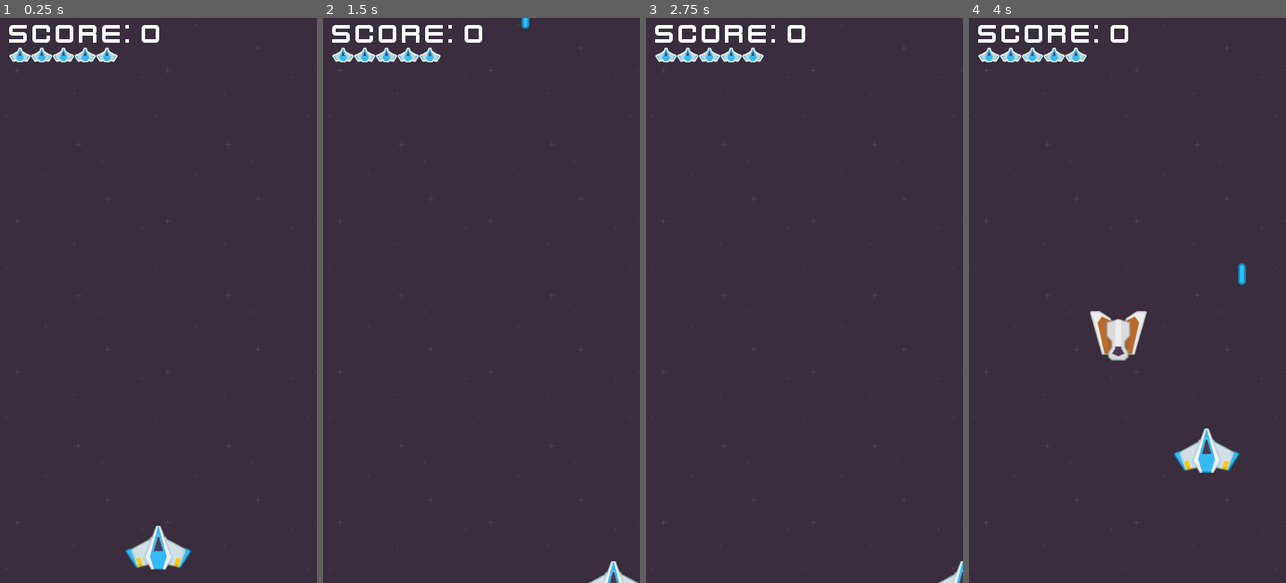
Above: before the commit, frames 1-4 (left to right).
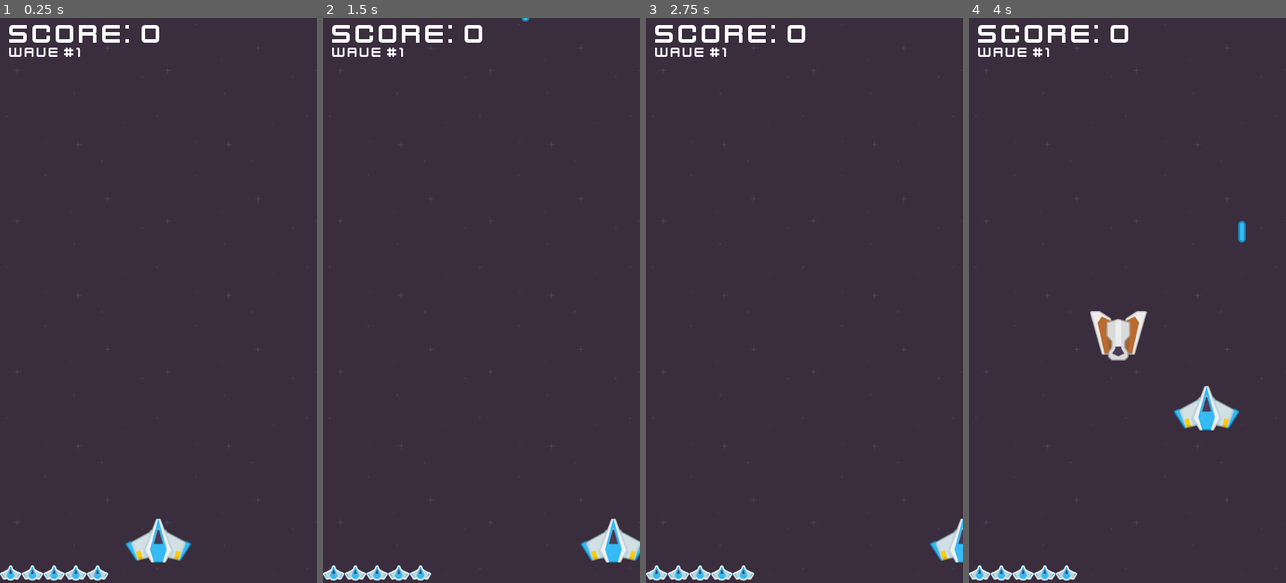
Above: after the commit, the same moments.

Repository: Etilem/StarShooter
Game: Godot game, scene res://scenes/world/World.tscn
Two runs of this game, one before a commit and one after it. Both use one fixed random seed, a clock stepped at 60 frames per second and the inputs below.
Inputs:
- Up to frame 1 (0.25 s): no input
- Up to frame 2 (1.5 s): tap Enter at 0.5 s; hold Right (ui_right) 0.53-1.28 s; tap Space (ui_select) at 0.77 s; hold Down (ui_down) from 1.28 s (still down)
- Up to frame 3 (2.75 s): tap Space (ui_select) at 1.52 s; release Down (ui_down) at 2.03 s; hold Right (ui_right) from 2.03 s (still down)
- Up to frame 4 (4 s): tap Space (ui_select) at 2.75, 3.02, 3.77 s; release Right (ui_right) at 2.78 s; hold Up (ui_up) 2.78-3.53 s; hold Left (ui_left) from 3.53 s (still down)

The runs differ from the first frame. In frame 1, 2.1% of the frame differs, in the area x 0-61%, y 5-100%; in frame 2, 2.3%; in frame 3, 1.8%; in frame 4, 3.1%, in the area x 0-88%, y 5-100%.

Commit message:
- cosmetic changes

Diff:
--- a/scenes/characters/BombingEnemy.gd
+++ b/scenes/characters/BombingEnemy.gd
@@ -9,8 +9,7 @@
 func _ready() -> void:
 	if bomb_timer.connect("timeout", self, "_on_timeout"):
 		print("BUG: function 'connect' failed")
-	bomb_timer.wait_time = rand_range(.25, 1.5)
 
 func _on_timeout() -> void:
 	emit_signal("spawn_laser", Laser, muzzle.global_position)
-	bomb_timer.wait_time = rand_range(.25, 1.5)
+	bomb_timer.wait_time = rand_range(.25, 1)
--- a/scenes/characters/BombingEnemy.tscn
+++ b/scenes/characters/BombingEnemy.tscn
@@ -21,5 +21,4 @@
 position = Vector2( 0, 60 )
 
 [node name="BombingTimer" type="Timer" parent="." index="3"]
-wait_time = 2.0
 autostart = true
--- a/scenes/characters/Player.gd
+++ b/scenes/characters/Player.gd
@@ -22,7 +22,7 @@
 	input_vector = Input.get_vector("ui_left", "ui_right", "ui_up", "ui_down")
 	global_position += input_vector * speed * delta
 	global_position.x = clamp(global_position.x, 0, 540)
-	global_position.y = clamp(global_position.y, 0, 960)
+	global_position.y = clamp(global_position.y, 0, 888)
 	if Input.is_action_just_pressed("ui_select"):
 		emit_signal("spawn_laser", Laser, muzzle.global_position)
 
--- a/scenes/characters/SlowingEnemy.tscn
+++ b/scenes/characters/SlowingEnemy.tscn
@@ -9,7 +9,7 @@
 
 [node name="SlowingEnemy" instance=ExtResource( 1 )]
 value = 25
-hp = 2
+hp = 5
 speed = 100
 direction = 1
 
--- a/scenes/projectiles/PlayerLaser.tscn
+++ b/scenes/projectiles/PlayerLaser.tscn
@@ -20,3 +20,4 @@
 
 [node name="SFX" parent="." index="2"]
 stream = ExtResource( 1 )
+volume_db = -5.0
--- a/scenes/ui/HUD.tscn
+++ b/scenes/ui/HUD.tscn
@@ -7,12 +7,22 @@
 size = 48
 font_data = ExtResource( 1 )
 
+[sub_resource type="DynamicFont" id=3]
+size = 24
+font_data = ExtResource( 1 )
+
+[sub_resource type="DynamicFont" id=4]
+font_data = ExtResource( 1 )
+
 [sub_resource type="DynamicFont" id=2]
 font_data = ExtResource( 1 )
 
 [node name="HUD" type="Control"]
 margin_right = 40.0
 margin_bottom = 40.0
+__meta__ = {
+"_edit_group_": true
+}
 
 [node name="Score" type="Label" parent="."]
 anchor_right = 1.0
@@ -22,11 +32,18 @@
 custom_fonts/font = SubResource( 1 )
 text = "SCORE: 0"
 
+[node name="Waves" type="Label" parent="."]
+margin_left = 16.0
+margin_top = 44.0
+margin_right = 139.0
+margin_bottom = 71.0
+custom_fonts/font = SubResource( 3 )
+text = "wave #1"
+
 [node name="Lifeboard" type="TextureRect" parent="."]
-margin_left = 16.0
-margin_top = 50.0
-margin_right = 201.0
-margin_bottom = 76.0
+margin_top = 930.0
+margin_right = 185.0
+margin_bottom = 956.0
 texture = ExtResource( 2 )
 stretch_mode = 2
 
@@ -44,10 +61,17 @@
 custom_fonts/font = SubResource( 1 )
 text = "GAME OVER"
 
+[node name="FinalScore" type="Label" parent="TheEnd"]
+margin_top = 60.0
+margin_right = 131.0
+margin_bottom = 78.0
+custom_fonts/font = SubResource( 4 )
+text = "FINAL SCORE:"
+
 [node name="Button" type="Button" parent="TheEnd"]
 margin_left = 40.0
-margin_top = 60.0
+margin_top = 90.0
 margin_right = 143.0
-margin_bottom = 84.0
+margin_bottom = 114.0
 custom_fonts/font = SubResource( 2 )
 text = "RESTART"
--- a/scenes/world/World.gd
+++ b/scenes/world/World.gd
@@ -10,11 +10,15 @@
 onready var explode_sound := $Sounds/ExplodeSound
 onready var score_board := $HUD/Score
 onready var life_board := $HUD/Lifeboard
+onready var waves := $HUD/Waves
 onready var game_over := $HUD/TheEnd
 onready var button := $HUD/TheEnd/Button
+onready var final_score := $HUD/TheEnd/FinalScore
+onready var anim := $Background/AnimationPlayer
 
 var spawns : Array
 var score := 0
+var waves_num := 1
 var is_player_alive := true
 
 func _ready() -> void:
@@ -39,7 +43,11 @@
 	level.add_child(enemy)
 	spawn_timer.wait_time -= .1
 	if spawn_timer.wait_time < 0.1:
-		spawn_timer.wait_time = rand_range(1.0, 3.0)
+		randomize()
+		waves_num += 1
+		anim.play("flash")
+		spawn_timer.wait_time = rand_range(2.0/float(waves_num), 2.0)
+		waves.text = "wave #" + str(waves_num)
 
 func _on_spawn_laser(scene, location) -> void:
 	var laser = scene.instance()
@@ -63,6 +71,7 @@
 
 func _on_game_over() -> void:
 	is_player_alive = false
+	final_score.text = "FINAL SCORE: " + str(score) + " * " + str(waves_num) + " = " + str(score*waves_num)
 	game_over.show()
 	life_board.hide()
 
--- a/scenes/world/World.tscn
+++ b/scenes/world/World.tscn
@@ -12,6 +12,36 @@
 [ext_resource path="res://scenes/zones/DeadZones.tscn" type="PackedScene" id=10]
 [ext_resource path="res://scenes/zones/SpawnZones.tscn" type="PackedScene" id=11]
 [ext_resource path="res://scenes/ui/HUD.tscn" type="PackedScene" id=12]
+
+[sub_resource type="Animation" id=1]
+length = 0.001
+tracks/0/type = "value"
+tracks/0/path = NodePath("BGImage:modulate")
+tracks/0/interp = 1
+tracks/0/loop_wrap = true
+tracks/0/imported = false
+tracks/0/enabled = true
+tracks/0/keys = {
+"times": PoolRealArray( 0 ),
+"transitions": PoolRealArray( 1 ),
+"update": 0,
+"values": [ Color( 1, 1, 1, 1 ) ]
+}
+
+[sub_resource type="Animation" id=2]
+resource_name = "flash"
+tracks/0/type = "value"
+tracks/0/path = NodePath("BGImage:modulate")
+tracks/0/interp = 1
+tracks/0/loop_wrap = true
+tracks/0/imported = false
+tracks/0/enabled = true
+tracks/0/keys = {
+"times": PoolRealArray( 0, 0.5, 1 ),
+"transitions": PoolRealArray( 1, 0.5, 1 ),
+"update": 0,
+"values": [ Color( 1, 1, 1, 1 ), Color( 0.36, 0.36, 1, 0.25098 ), Color( 1, 1, 1, 1 ) ]
+}
 
 [node name="World" type="Node2D"]
 script = ExtResource( 1 )
@@ -30,6 +60,10 @@
 texture = ExtResource( 2 )
 stretch_mode = 2
 
+[node name="AnimationPlayer" type="AnimationPlayer" parent="Background"]
+anims/RESET = SubResource( 1 )
+anims/flash = SubResource( 2 )
+
 [node name="Sounds" type="Node2D" parent="."]
 
 [node name="HitSound" type="AudioStreamPlayer" parent="Sounds"]
@@ -45,6 +79,6 @@
 [node name="SpawnZones" parent="Level" instance=ExtResource( 11 )]
 
 [node name="Player" parent="Level" instance=ExtResource( 6 )]
-position = Vector2( 270, 900 )
+position = Vector2( 270, 888 )
 
 [node name="HUD" parent="." instance=ExtResource( 12 )]
Not shown: 1 places in scenes/ui/HUD.tscn that only renumber resources
Not shown: 1 places in scenes/world/World.tscn that only renumber resources
